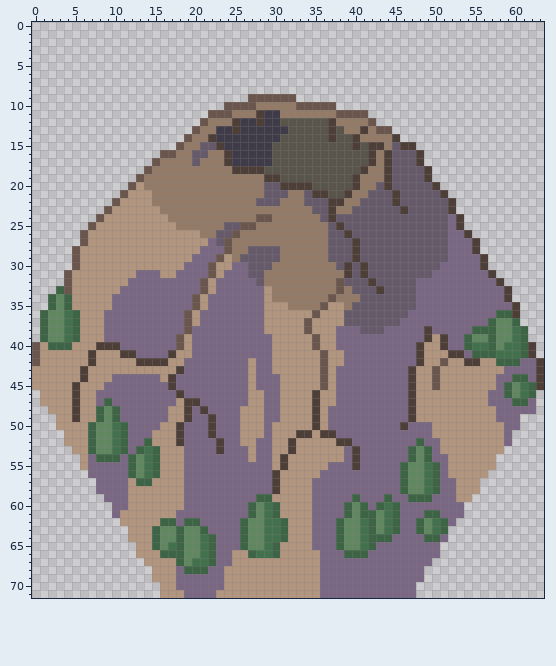
Sprite sheet, stored at Images/TileSets/Civ6 NLB/Tiles/Volcano.png. This is how it looked before the edit.
The file is 64x72 pixels. Colours within 5 levels of each other are drawn and written as one.
Once edited:
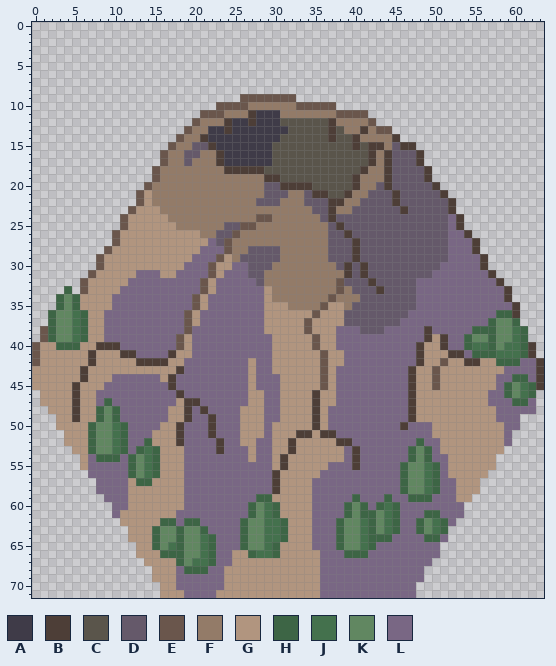
Palette (. is transparent): A #3f3b48  B #4d3e37  C #5a554b  D #65596a  E #6a564c  F #937b68  G #b1957f  H #3d6545  J #44714d  K #618761  L #796784
The edit:
Changed rows in their new state; - is an unchanged pixel.
first column x 1:
 9 -------------------------E--
10 ----------------------E---F-
11 --------------------E--F--BA
12 -------------------EF--BA-BA
13 ------------------EF-A-BA---
14 -----------------EF-BA------
15 ----------------EF-D-BA-----
16 ----------------F-D-F-BA----
17 --------------.E--DF--BA----
18 -------------.E--------B----
19 ------------..E-------------
20 -----------..E--------------
21 ----------..E---------------
22 ---------...E---------------
23 --------...E----------------
24 -------...E-----------------
25 ------....E-----------------
26 -----....E------------------
27 -----....E------------------
28 ----....E-------------------
29 ----...E--------------------
30 ----...E--------------------
31 ---...E---------------------
32 ---..E----------------------
33 --.H.E----------------------
34 -.HKH-----------------------
35 -.HKH-----------------------
36 .H-KJH----------------------
37 .H-KJH----------------------
38 EH-KJH----------------------
39 EH-KJH----------------------
40 -G--H-----------------------
Changed places in both pictures, as pixel boxes (x1, y1, x2, y2):
changed: (40, 94, 264, 350)
